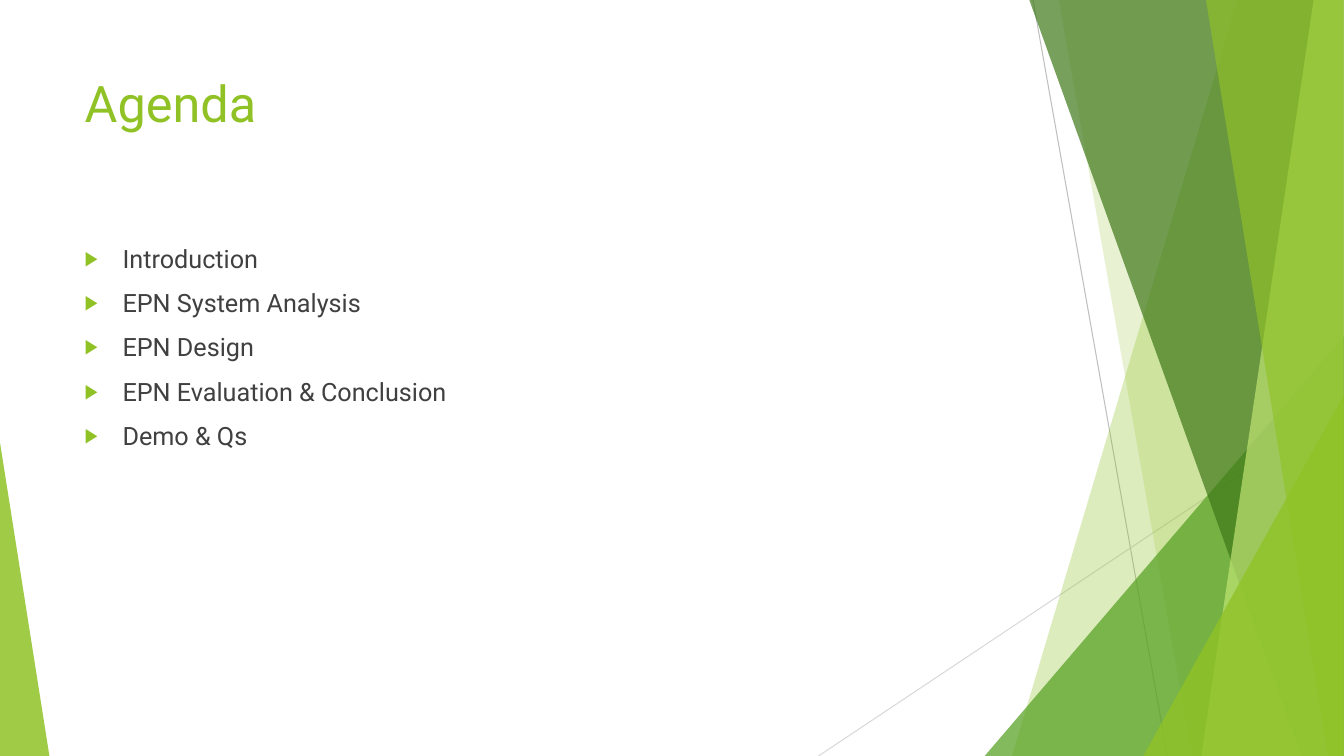
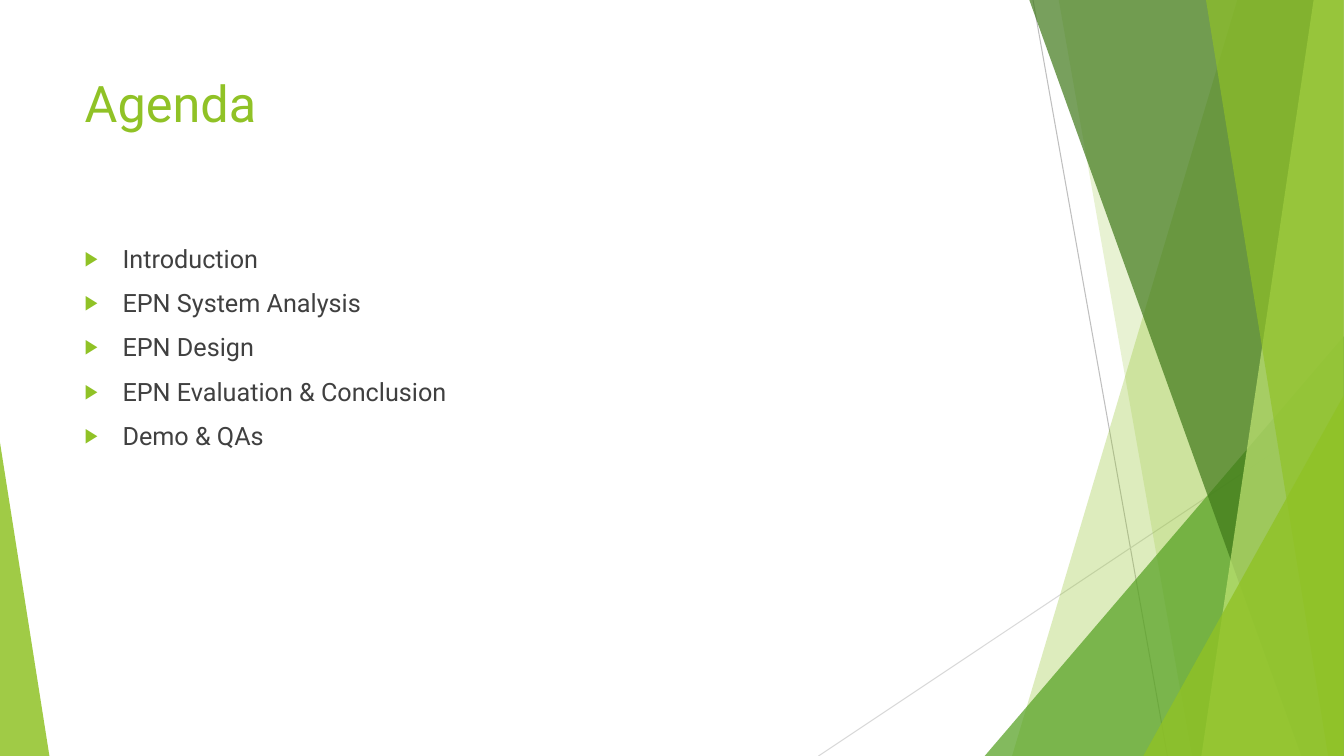
Before and after one commit to arynchoong/MTech-KE-SMID, a slide deck: slide 2 of reports/Traffic Jam Preventer System.pptx. Drawn at 1344x756 pixels with LibreOffice and Linux fonts; fonts in the diff are those of the drawing. Boxes give left, top, right and bottom in pixels: in the first picture for what was removed or moved away, otherwise in the second. Text is boxed around its words. In the diff, an @@ line names an element or a change of style, - is before the commit and + after.

Commit message:
Updated

```diff
--- a/reports/Traffic Jam Preventer System.pptx
+++ b/reports/Traffic Jam Preventer System.pptx
@@ text at [123, 427, 264, 448]: text changed @@
-▶ Demo & Qs
+▶ Demo & QAs
```
Also in this commit, not shown: 1 other slide changed.
